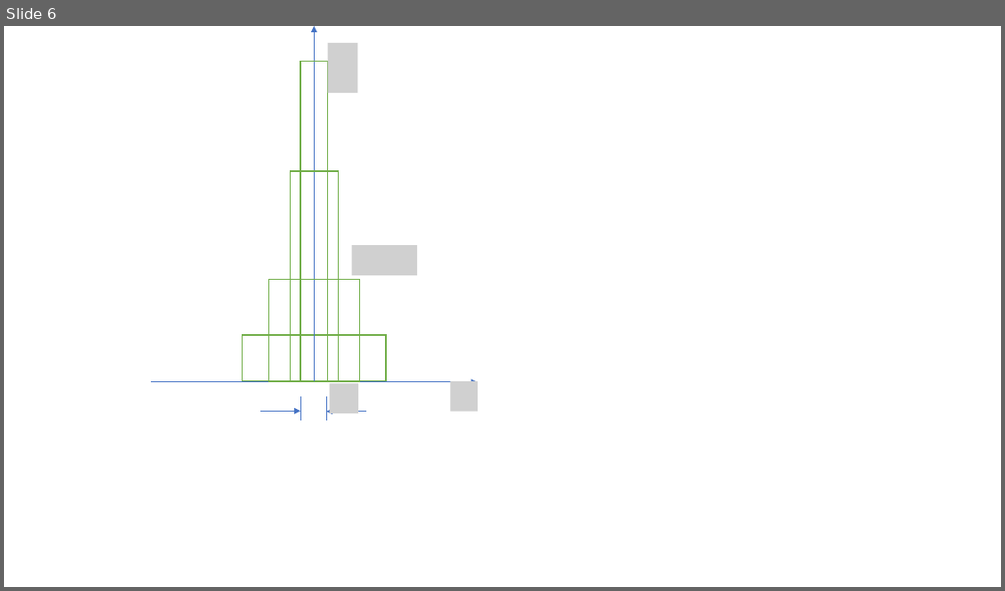
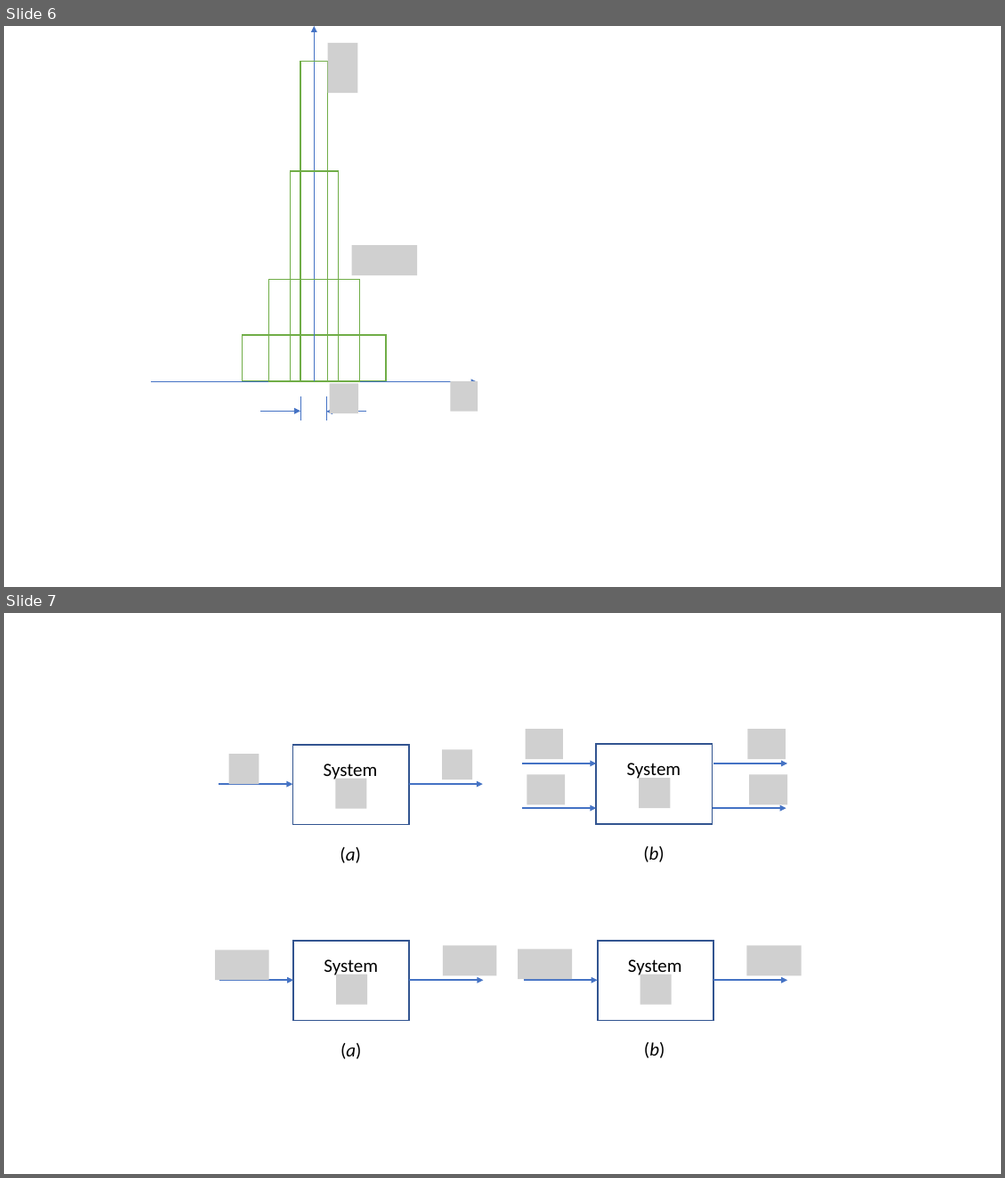
Before and after one commit to cpjobling/eg-150-textbook, a slide deck: signals_and_systems/signals/pictures/pictures.pptx. Shown one above the other, each under a label of ours: slide 6 before the commit, slides 6 and 7 after it. The pictures are 1005x591 and 1005x1178 pixels, drawn with LibreOffice and Linux fonts; fonts in the diff are those of the drawing; grey boxes stand for pictures. Boxes give left, top, right and bottom in pixels: in the first picture for what was removed or moved away, otherwise in the second. Text is boxed around its words. In the diff, an @@ line names an element or a change of style, - is before the commit and + after.

```diff
--- a/signals_and_systems/signals/pictures/pictures.pptx
+++ b/signals_and_systems/signals/pictures/pictures.pptx
@@ slide 7 added at [4, 613, 1001, 1174], background #FFFFFF @@
@@ group added at [218, 729, 788, 863]: 8 pictures, 6 arrows, 4 texts, 2 rectangles @@
+System
+(a)
+System
+(b)
@@ group added at [215, 941, 801, 1059]: 6 pictures, 4 arrows, 4 texts, 2 rectangles @@
+System
+(a)
+(b)
+System
```
Also in this commit, not shown: 2 other slides added, 7 other files.
